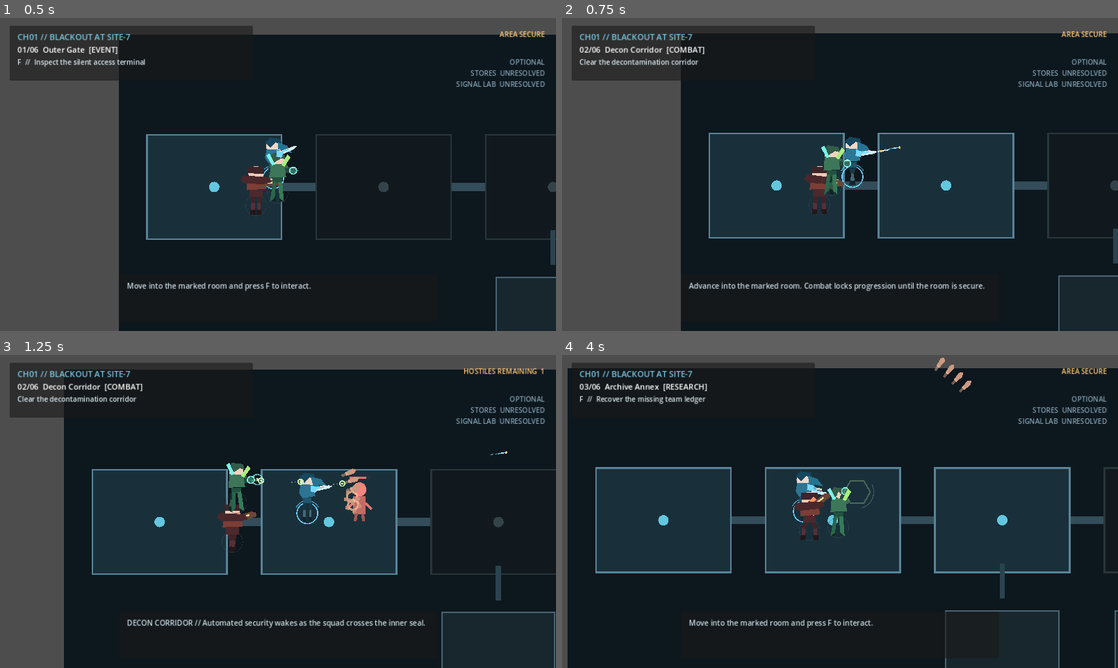
Above: before the commit, frames 1-4 (two rows, left to right).
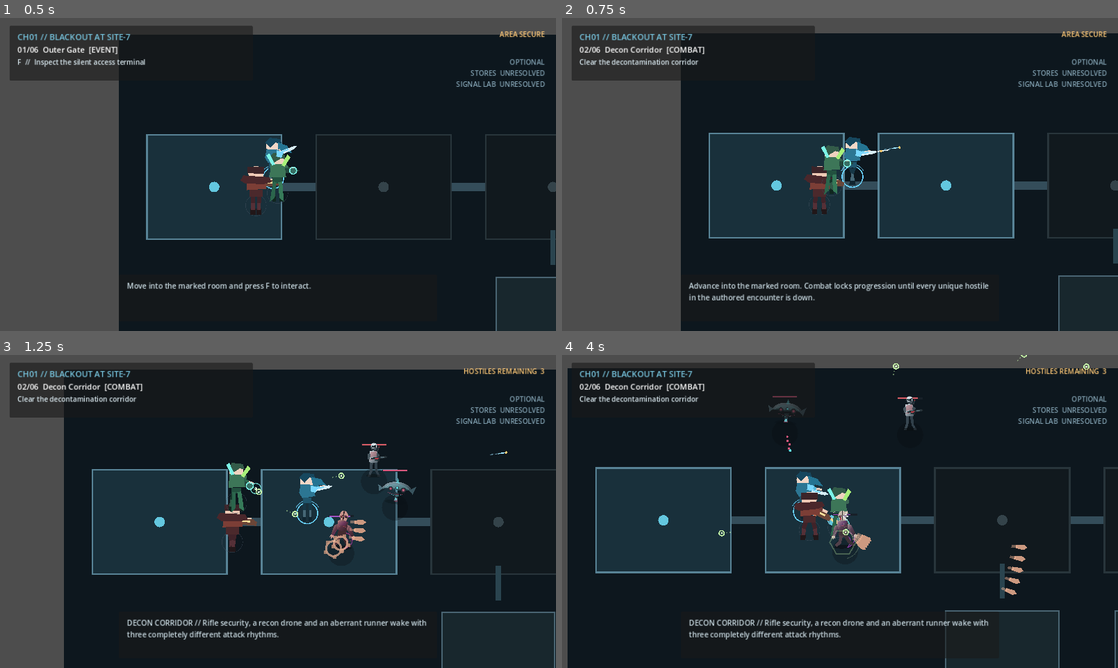
Above: after the commit, the same moments.

Repository: comicman081-collab/sable-circuit
Game: Godot game, scene res://scenes/mission/StoryStage01.tscn
Same seed, same stepped clock (60 frames per second), same inputs: the game is played once before the commit and once after it. This scene is started directly instead of the project's main scene.
Inputs (mouse positions are in pixels of both pictures, inside the frame that each line leads up to):
- Up to frame 1 (0.5 s): no input
- Up to frame 2 (0.75 s): tap F at 0.5 s; move the mouse to (962, 158) at 0.52 s; hold D from 0.53 s (still down); hold Shift from 0.53 s (still down); click (962, 158) at 0.67 s
- Up to frame 3 (1.25 s): keep holding D; keep holding Shift; tap Space at 0.77 s
- Up to frame 4 (4 s): move the mouse to (728, 527) at 1.27 s; release D at 1.28 s; release Shift at 1.28 s; hold S 1.28-2.03 s; tap R at 1.35 s; tap Space at 1.52, 3.02, 3.77 s; move the mouse to (895, 442) at 2.02 s; hold D 2.03-2.78 s; tap 1 at 2.1 s; move the mouse to (812, 574) at 2.77 s; hold W 2.78-3.53 s; tap F at 2.85 s; click (812, 574) at 2.92 s; move the mouse to (1006, 558) at 3.52 s; hold A from 3.53 s (still down); hold Shift from 3.53 s (still down)

Frame 1 is identical in both runs. In frame 2, 0.4% of the frame differs, in the area x 22-77%, y 84-91%; in frame 3, 2.3%; in frame 4, 11%, in the area x 3-98%, y 0-92%.

Commit message:
feat: replace StoryStage01 dummies with unique moving M3 enemy identities

Diff:
--- a/scripts/missions/story_stage_01.gd
+++ b/scripts/missions/story_stage_01.gd
@@ -4,7 +4,7 @@
 signal stage_completed(summary: Dictionary)
 
 const MISSION_PATH := "res://data/missions/MIS_CH01_01.json"
-const TARGET_SCENE := preload("res://scenes/actors/enemy/TargetDummy.tscn")
+const ENEMY_SCENE := preload("res://scenes/actors/enemy/EnemyActor.tscn")
 
 var mission: Dictionary = {}
 var main_route: Array = []
@@ -16,6 +16,7 @@
 var _supply_found := false
 var _signal_found := false
 var _ledger_recovered := false
+var _active_enemy_ids: Array[String] = []
 
 @onready var squad: SquadController = $SquadController
 @onready var camera: Camera2D = $Camera2D
@@ -96,36 +97,42 @@
 func _spawn_combat(node: Dictionary) -> void:
     _combat_started = true
     enemies_alive = 0
-    var count := int(node.get("enemy_count", 1))
-    var hp := float(node.get("enemy_health", 100.0))
+    _active_enemy_ids.clear()
     var center := Vector2(float(node.get("x", 0)), float(node.get("y", 0)))
     var kind := str(node.get("type", "COMBAT"))
-    for i in range(count):
-        var enemy := TARGET_SCENE.instantiate() as PrototypeTargetDummy
-        enemy.reset_on_zero = false
-        enemy.max_health = hp
-        enemy.body_color = _enemy_color(kind)
-        enemy.position = center + Vector2(70.0 + i * 58.0, -50.0 + (i % 2) * 90.0)
-        enemy.scale = Vector2.ONE * (1.45 if kind == "BOSS" else (1.15 if kind == "ELITE" else 1.0))
+    var encounter: Array = node.get("encounter", [])
+    if encounter.is_empty():
+        push_error("StoryStage01 encounter missing for " + str(node.get("id", "?")))
+        return
+
+    for row_variant in encounter:
+        if not (row_variant is Dictionary):
+            continue
+        var row: Dictionary = row_variant
+        var identity := str(row.get("enemy_id", ""))
+        if ArtProfileRegistry.get_profile(identity).is_empty():
+            push_error("StoryStage01 unknown enemy profile: " + identity)
+            continue
+        var enemy := ENEMY_SCENE.instantiate() as EnemyActor
+        enemy.configure(identity, float(row.get("health", 100.0)))
+        enemy.position = center + Vector2(float(row.get("offset_x", 70.0)), float(row.get("offset_y", 0.0)))
         enemy.defeated.connect(_on_story_enemy_defeated)
         add_child(enemy)
         enemies_alive += 1
+        _active_enemy_ids.append(identity)
+
     hud.set_story(_combat_story(kind))
     hud.set_combat_status(enemies_alive)
-
-func _enemy_color(kind: String) -> Color:
-    match kind:
-        "BOSS": return Color("b477ff")
-        "ELITE": return Color("ff9d62")
-        _: return Color("c8d0d9")
+    queue_redraw()
 
 func _combat_story(kind: String) -> String:
     match kind:
-        "BOSS": return "CORE C // The carrier signal condenses around a physical anchor. Destroy it before the reactor warning reaches critical."
-        "ELITE": return "CONTAINMENT JUNCTION // Security frames are still following a corrupted quarantine order."
-        _: return "DECON CORRIDOR // Automated security wakes as the squad crosses the inner seal."
-
-func _on_story_enemy_defeated(_enemy: PrototypeTargetDummy) -> void:
+        "BOSS": return "CORE C // The carrier signal condenses into the Signal Anchor Guardian. Its ring, pylons and emitter arms move as one hostile machine."
+        "ELITE": return "CONTAINMENT JUNCTION // A Shield Breacher anchors the corridor while a rifle unit works the exposed angles."
+        _: return "DECON CORRIDOR // Rifle security, a recon drone and an aberrant runner wake with three completely different attack rhythms."
+
+func _on_story_enemy_defeated(enemy: EnemyActor) -> void:
+    _active_enemy_ids.erase(enemy.enemy_id)
     enemies_alive = maxi(0, enemies_alive - 1)
     hud.set_combat_status(enemies_alive)
     if enemies_alive == 0:
@@ -144,7 +151,7 @@
     if kind in ["EVENT", "RESEARCH", "EXTRACTION"]:
         hud.set_story("Move into the marked room and press F to interact.")
     else:
-        hud.set_story("Advance into the marked room. Combat locks progression until the room is secure.")
+        hud.set_story("Advance into the marked room. Combat locks progression until every unique hostile in the authored encounter is down.")
     _apply_progress_bounds()
     queue_redraw()
 
@@ -227,3 +234,15 @@
         "carrier_fragment": true,
         "secured_rewards": 220
     }
+
+func debug_spawn_encounter_for_step(step_index: int) -> Array[String]:
+    if step_index < 0 or step_index >= main_route.size():
+        return []
+    for node in get_tree().get_nodes_in_group("m3_enemies"):
+        if is_instance_valid(node): node.queue_free()
+    enemies_alive = 0
+    _combat_started = false
+    current_step = step_index
+    var row: Dictionary = main_route[current_step]
+    _spawn_combat(row)
+    return _active_enemy_ids.duplicate()
